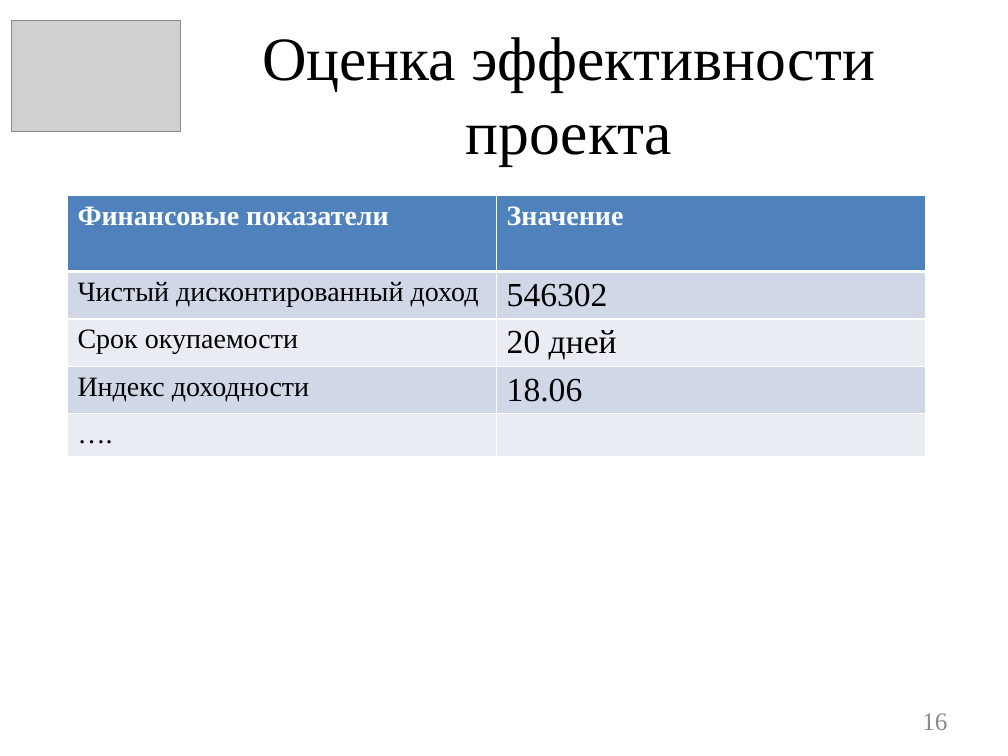
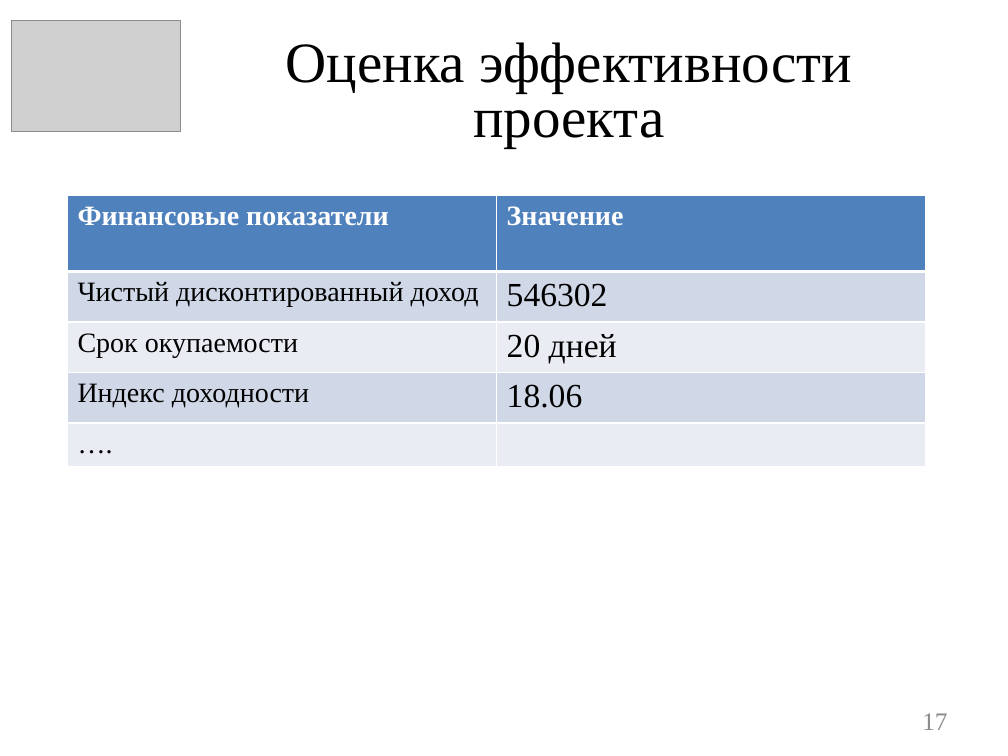
Before and after one commit to kul2002il/lab, a slide deck: slide 17 of Кулманаков Илья, 482(6).pptx (slide 16 before the commit). Drawn at 1008x756 pixels with LibreOffice and Linux fonts; fonts in the diff are those of the drawing; grey boxes stand for pictures. Boxes give left, top, right and bottom in pixels: in the first picture for what was removed or moved away, otherwise in the second. Text is boxed around its words. In the diff, an @@ line names an element or a change of style, - is before the commit and + after.

```diff
--- a/Кулманаков Илья, 482(6).pptx
+++ b/Кулманаков Илья, 482(6).pptx
@@ text "Оценка эффективности проекта" at <box>286,42,852,147</box>: size 44 to 40.7 pt; line spacing 1 to 0.8 @@
@@ table at <box>68,196,926,467</box> @@
@@ borders changed @@
@@ page number at <box>922,713,947,730</box>: text changed @@
-16
+17
```
Also in this commit, not shown: 12 other slides changed, 1 slide added.
